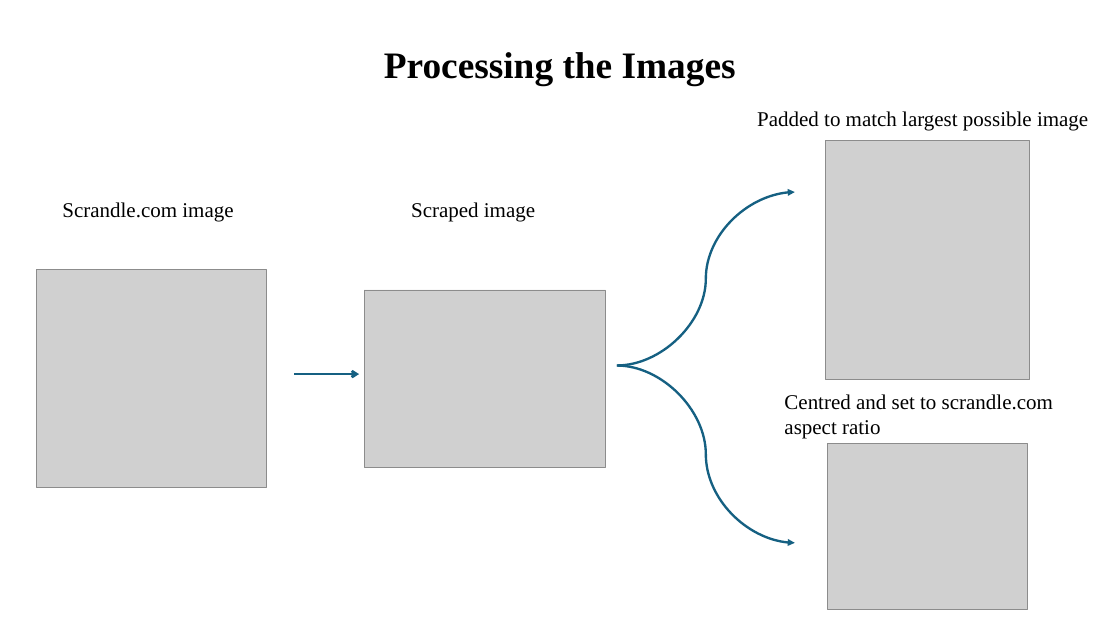
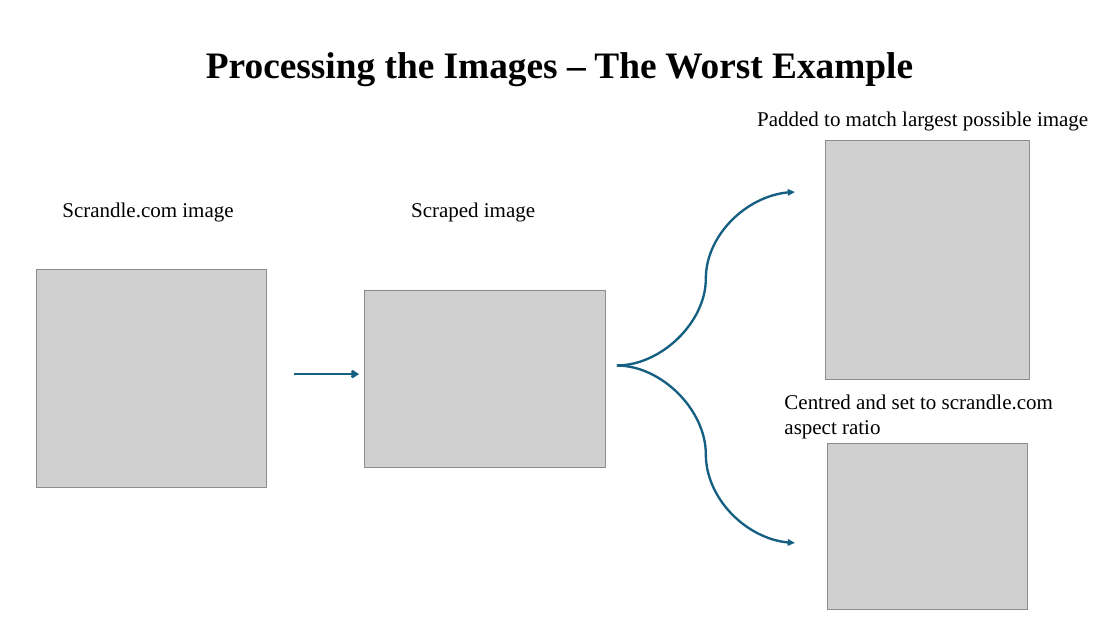
Before and after one commit to JakobFugl/scrandle_ml_project, a slide deck: slide 4 of Chris_workspace/Chris slides.pptx. Drawn at 1120x630 pixels with LibreOffice and Linux fonts; fonts in the diff are those of the drawing; grey boxes stand for pictures. Boxes give left, top, right and bottom in pixels: in the first picture for what was removed or moved away, otherwise in the second. Text is boxed around its words. In the diff, an @@ line names an element or a change of style, - is before the commit and + after.

```diff
--- a/Chris_workspace/Chris slides.pptx
+++ b/Chris_workspace/Chris slides.pptx
@@ text at (x1=206, y1=52, x2=913, y2=85): text changed @@
-Processing the Images
+Processing the Images – The Worst Example
```
Also in this commit, not shown: 3 other slides changed, 2 slides added, 2 other files.
